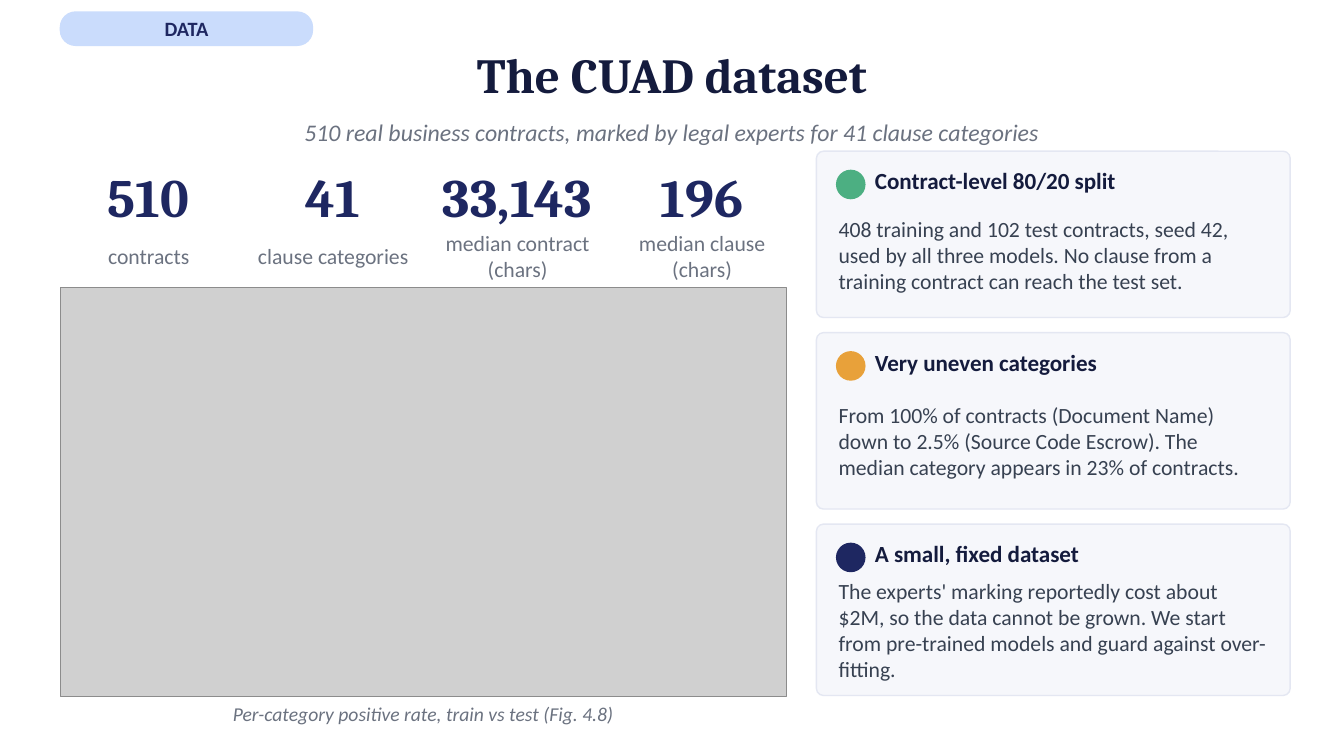
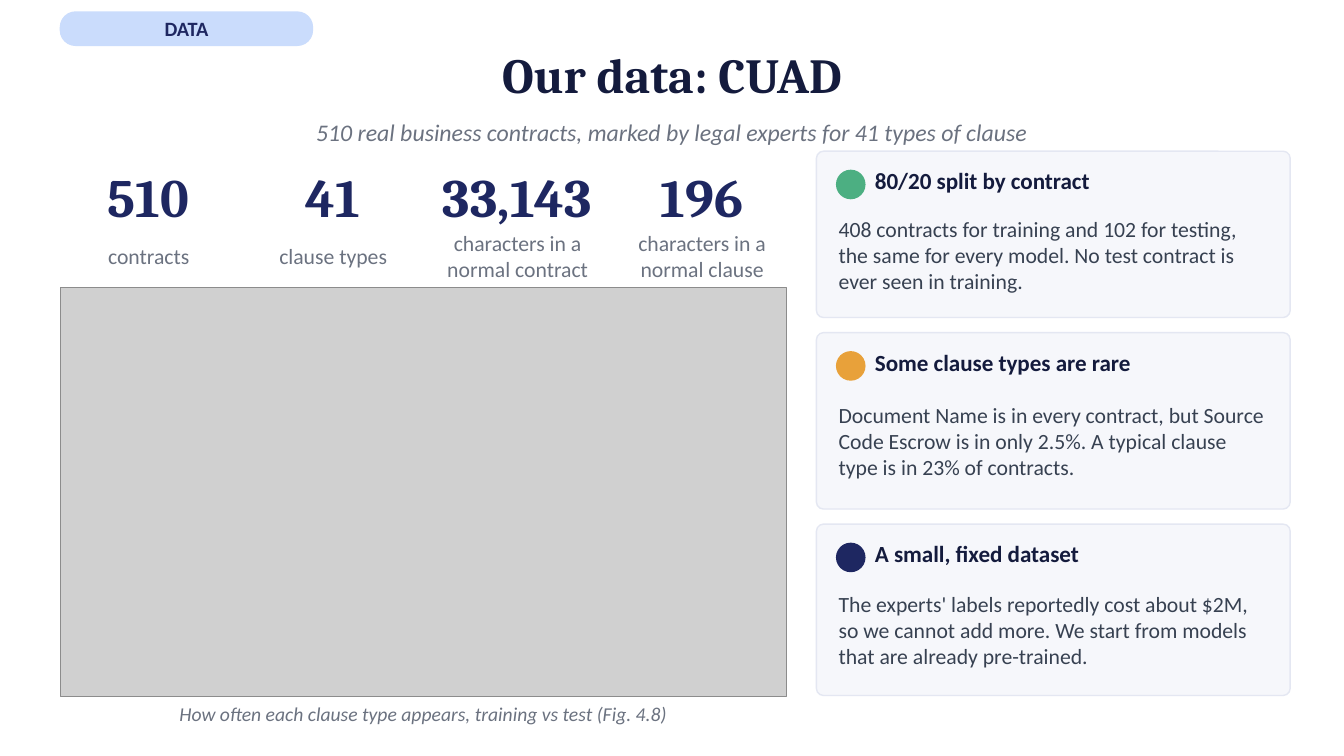
Before and after one commit to afnanmz168/clausify-p3, a slide deck: slide 4 of P25301051-p3-presentation-15-slides.pptx. Drawn at 1344x756 pixels with LibreOffice and Linux fonts; fonts in the diff are those of the drawing; grey boxes stand for pictures. Boxes give left, top, right and bottom in pixels: in the first picture for what was removed or moved away, otherwise in the second. Text is boxed around its words. In the diff, an @@ line names an element or a change of style, - is before the commit and + after.

```diff
--- a/P25301051-p3-presentation-15-slides.pptx
+++ b/P25301051-p3-presentation-15-slides.pptx
@@ text at [502,59,841,94]: text changed @@
-The CUAD dataset
+Our data: CUAD
@@ text at [316,124,1026,145]: text changed @@
-510 real business contracts, marked by legal experts for 41 clause categories
+510 real business contracts, marked by legal experts for 41 types of clause
@@ text at [875,172,1090,193]: text changed @@
-Contract-level 80/20 split
+80/20 split by contract
@@ text at [447,236,588,277]: text changed @@
-median contract (chars)
+characters in a normal contract
@@ text at [638,236,765,277]: text changed @@
-median clause (chars)
+characters in a normal clause
@@ text at [839,222,1236,293]: text changed @@
-408 training and 102 test contracts, seed 42, used by all three models. No clause from a training contract can reach the test set.
+408 contracts for training and 102 for testing, the same for every model. No test contract is ever seen in training.
@@ text at [279,249,387,268]: text changed @@
-clause categories
+clause types
@@ text at [875,354,1131,375]: text changed @@
-Very uneven categories
+Some clause types are rare
@@ text at [839,408,1264,479]: text changed @@
-From 100% of contracts (Document Name) down to 2.5% (Source Code Escrow). The median category appears in 23% of contracts.
+Document Name is in every contract, but Source Code Escrow is in only 2.5%. A typical clause type is in 23% of contracts.
@@ text at [839,597,1248,668]: text changed @@
-The experts' marking reportedly cost about $2M, so the data cannot be grown. We start from pre-trained models and guard against over-fitting.
+The experts' labels reportedly cost about $2M, so we cannot add more. We start from models that are already pre-trained.
@@ text at [179,707,667,725]: text changed @@
-Per-category positive rate, train vs test (Fig. 4.8)
+How often each clause type appears, training vs test (Fig. 4.8)
```
Also in this commit, not shown: 13 other slides changed.
